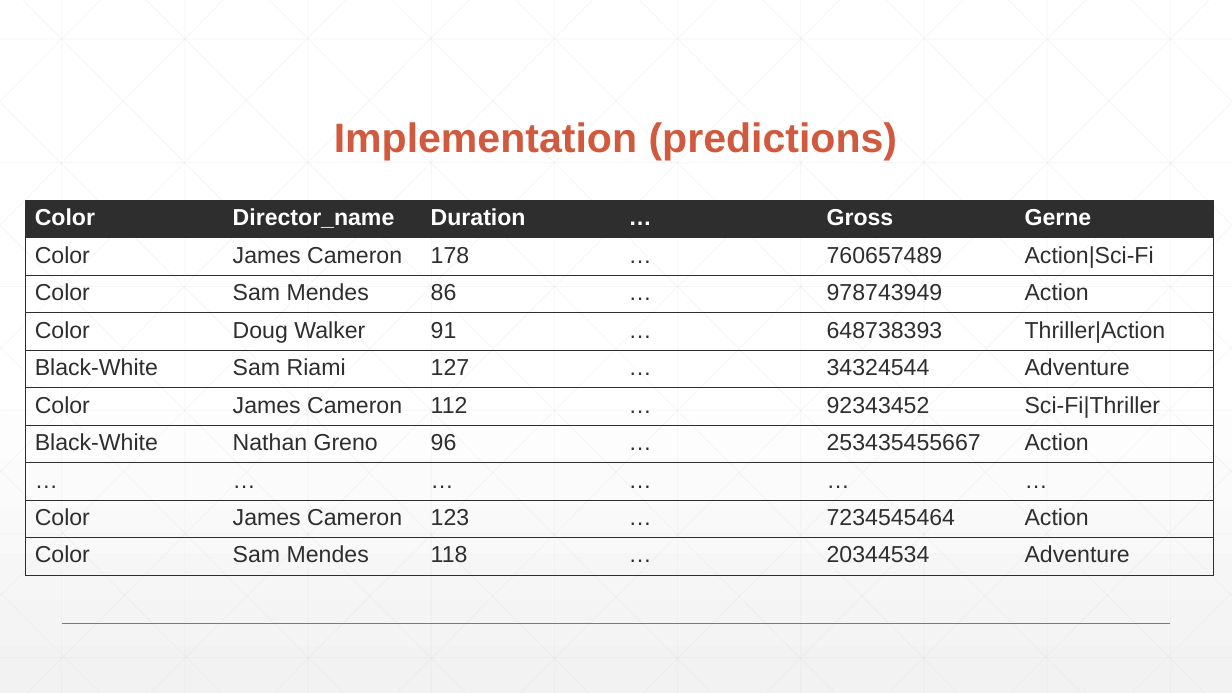
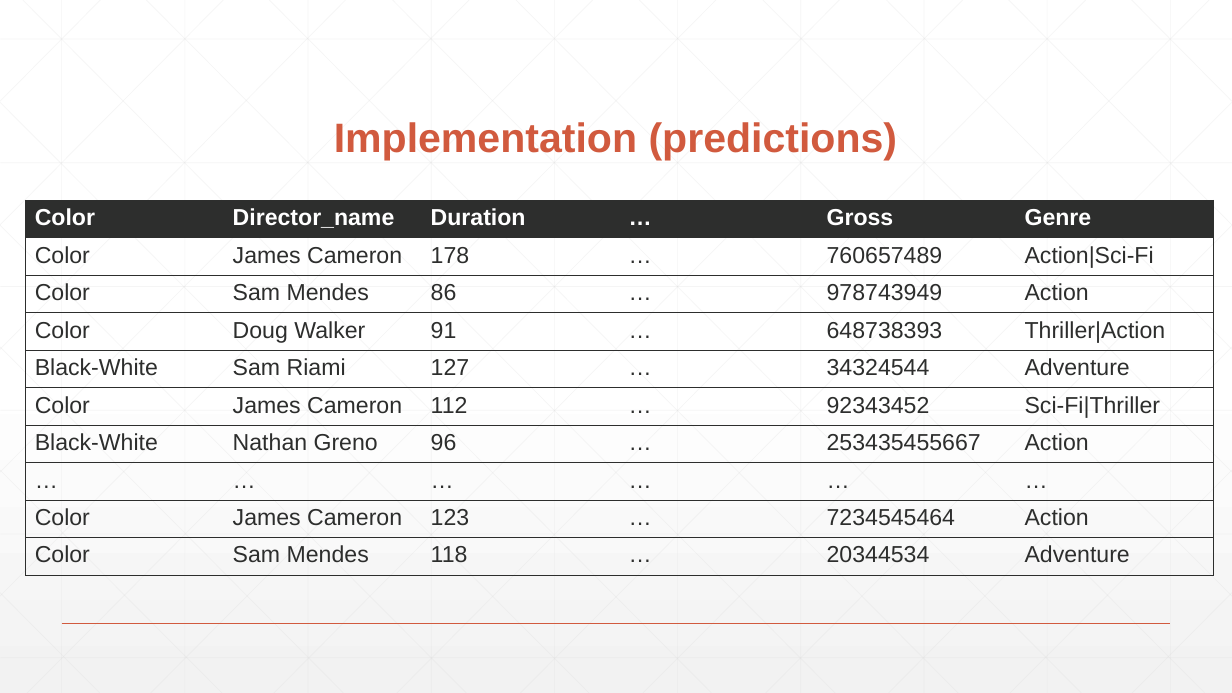
Before and after one commit to mipach/imdb, a slide deck: slide 8 of presentation/RIPLE.pptx. Drawn at 1232x693 pixels with LibreOffice and Linux fonts; fonts in the diff are those of the drawing. Boxes give left, top, right and bottom in pixels: in the first picture for what was removed or moved away, otherwise in the second. Text is boxed around its words. In the diff, an @@ line names an element or a change of style, - is before the commit and + after.

```diff
--- a/presentation/RIPLE.pptx
+++ b/presentation/RIPLE.pptx
@@ table at (26,201,1213,576) @@
-row 1, column 6: Gerne
+row 1, column 6: Genre
```
Also in this commit, not shown: 10 other slides changed, 1 slide removed.
